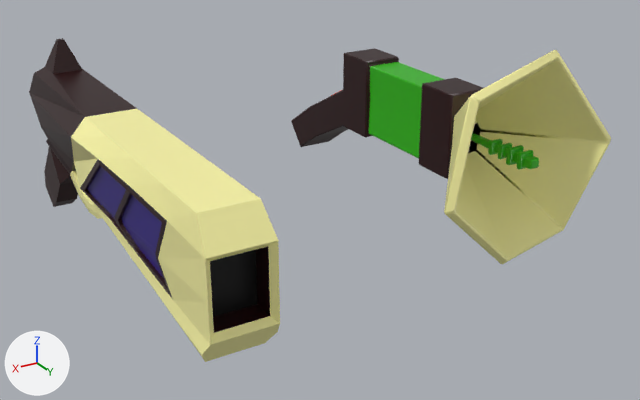
An edit to the Blender file Assets/RepairTool.blend, drawn before and after from the same camera.
One viewpoint serves both versions: a 50 mm lens placed at (2.25, 3.0, 1.16), pointed at (0.53, 0.13, -0.27). The lights are fixed; the arrows at lower left show +X, +Y and +Z.

Objects in the first picture: 'Repairtool', 'Weapon'.
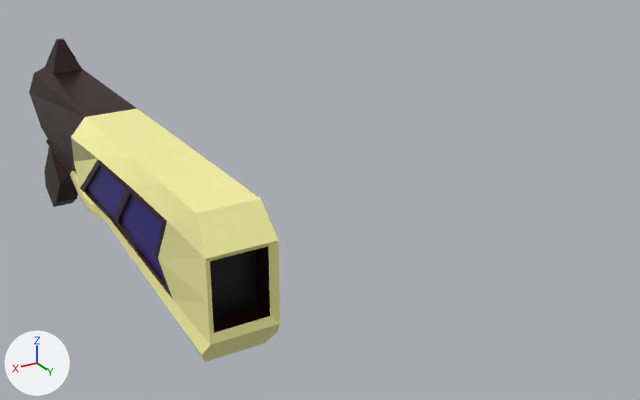
Edits to the scene script, one JSON object a line:
```json
{"op": "add", "block": "ob_repairtool", "code": "ob_repairtool.hide_set(True)"}
```

Location of each change, (x1, y1, x2, y2) in pixels of the pictures (640 x 400 px):
```json
{"object": "Repairtool", "change": "hidden", "before": [291, 48, 611, 264], "on screen": "yellow"}
```
